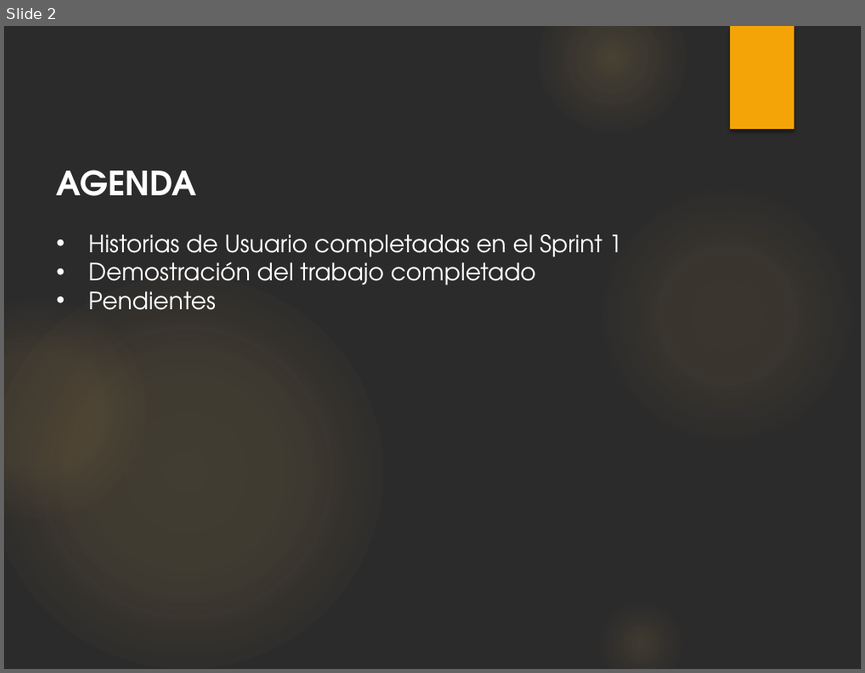
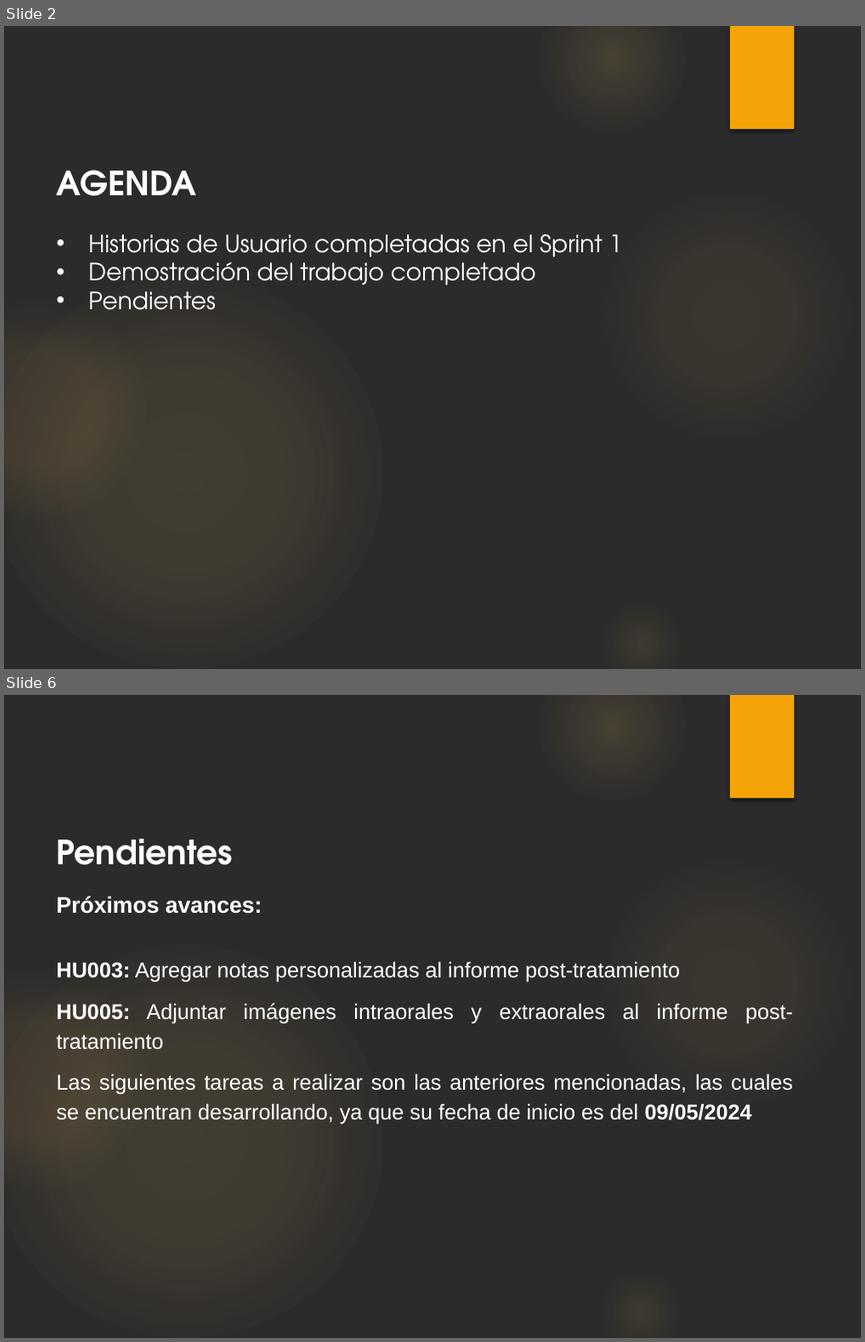
Before and after one commit to chrishvk/Modulo---Informes--TP2, a slide deck: Docs/INSPECCIÓN 3/16052024 - 8. Revisión del Sprint 1.pptx. Shown one above the other, each under a label of ours: slide 2 before the commit, slides 2 and 6 after it; the slides between them are not shown. The pictures are 865x673 and 865x1342 pixels, drawn with LibreOffice and Linux fonts; fonts in the diff are those of the drawing; background and template pictures are left out; a plain dark background stands for a picture behind light text. Boxes give left, top, right and bottom in pixels: in the first picture for what was removed or moved away, otherwise in the second. Text is boxed around its words. In the diff, an @@ line names an element or a change of style, - is before the commit and + after.

```diff
--- a/Docs/INSPECCIÓN 3/16052024 - 8. Revisión del Sprint 1.pptx
+++ b/Docs/INSPECCIÓN 3/16052024 - 8. Revisión del Sprint 1.pptx
@@ slide 6 added at <box>4,695,861,1338</box>, background picture (left out); not listed: 6 template elements that a slide beside it also shows @@
@@ text added at <box>57,839,233,865</box>, 28 pt, text #FFFFFF, bold @@
+Pendientes
@@ text added at <box>57,896,793,1124</box>, 18 pt, text #FFFFFF @@
+Próximos avances:
+HU003: Agregar notas personalizadas al informe post-tratamiento
+HU005: Adjuntar imágenes intraorales y extraorales al informe post-tratamiento
+Las siguientes tareas a realizar son las anteriores mencionadas, las cuales se encuentran desarrollando, ya que su fecha de inicio es del 09/05/2024
```
Also in this commit, not shown: 1 slide changed, 2 other slides added, 2 slides removed, 3 other files.
